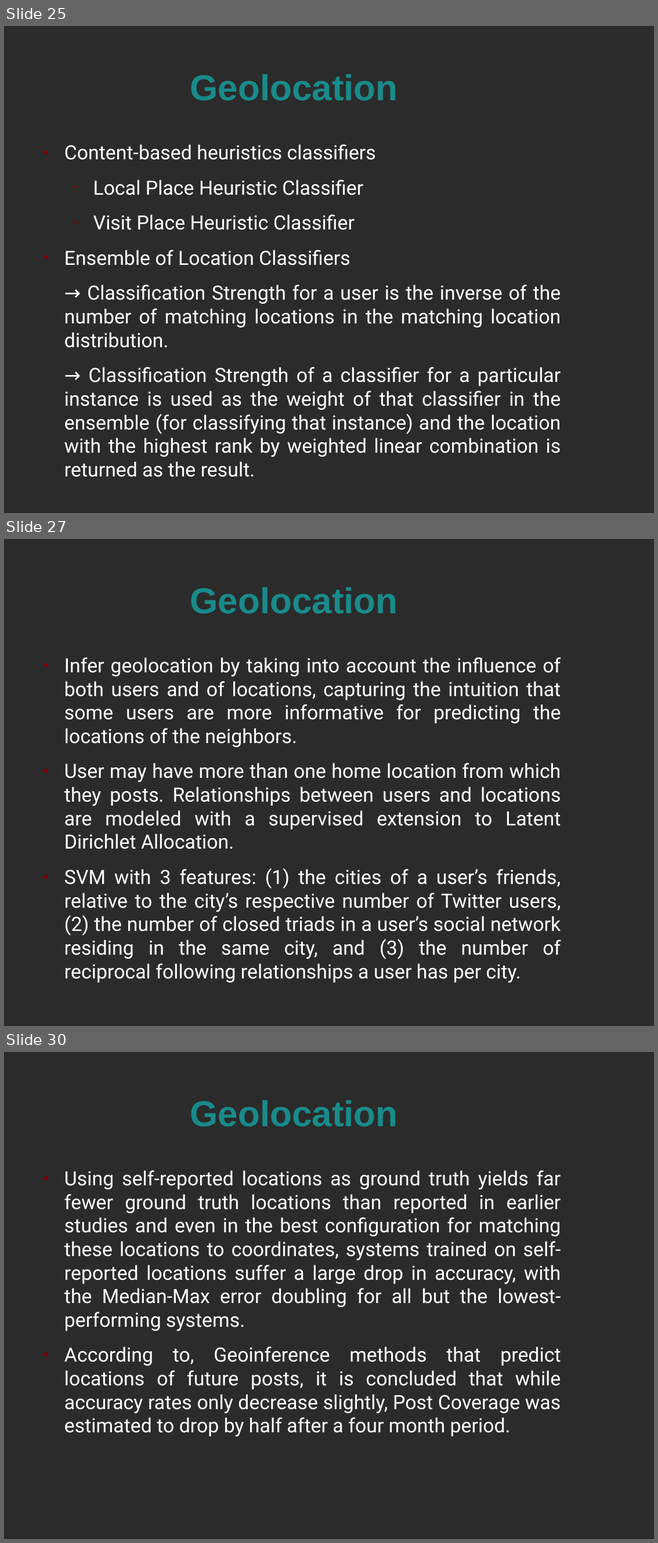
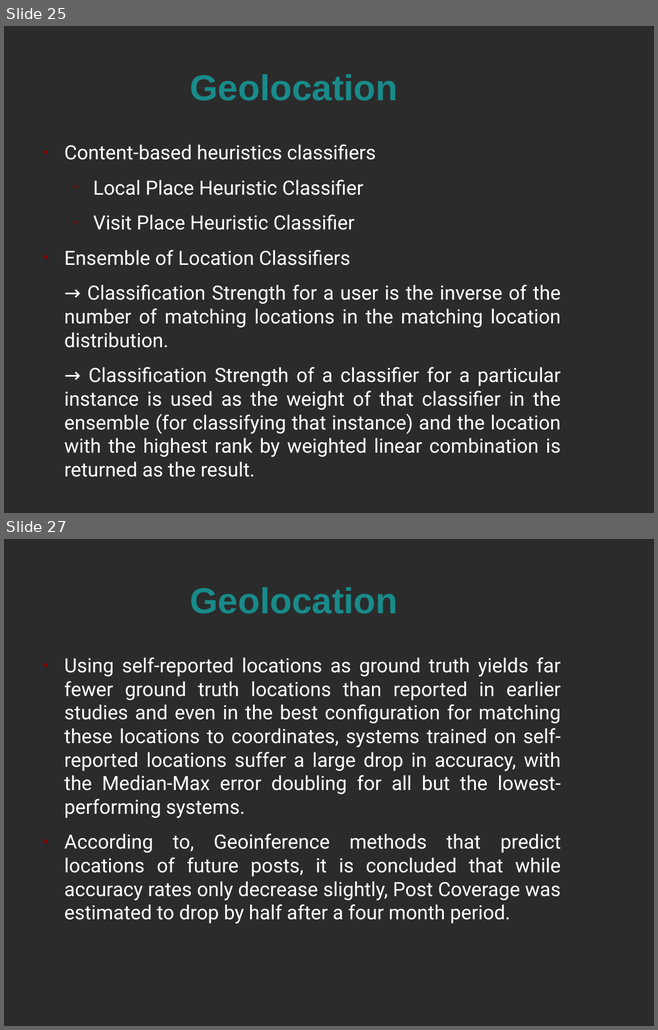
Before and after one commit to alextsil/twitter-topic-detection-and-analysis, a slide deck: parousiasi/presentation.odp. Shown one above the other, each under a label of ours: slides 25, 27 and 30 before the commit, slides 25 and 27 after it; the slides between them are not shown. The pictures are 658x1543 and 658x1030 pixels, drawn with LibreOffice and Linux fonts; fonts in the diff are those of the drawing; background and template pictures are left out; a plain dark background stands for a picture behind light text. Boxes give left, top, right and bottom in pixels: in the first picture for what was removed or moved away, otherwise in the second. Text is boxed around its words. In the diff, an @@ line names an element or a change of style, - is before the commit and + after.

Commit message:
Presentation: Gon: Geolocation

```diff
--- a/parousiasi/presentation.odp
+++ b/parousiasi/presentation.odp
@@ slide 27 removed at <box>4,539,654,1026</box>, background picture (left out) @@
@@ title removed at <box>190,587,397,614</box> @@
-Geolocation
@@ text removed at <box>64,657,561,983</box> @@
-● Infer geolocation by taking into account the influence of both users and of locations, capturing the intuition that some users are more informative for predicting the locations of the neighbors.
-● User may have more than one home location from which they posts. Relationships between users and locations are modeled with a supervised extension to Latent Dirichlet Allocation.
-● SVM with 3 features: (1) the cities of a user’s friends, relative to the city’s respective number of Twitter users, (2) the number of closed triads in a user’s social network residing in the same city, and (3) the number of reciprocal following relationships a user has per city.
@@ what was slide 30 is now slide 27 @@
```
Also in this commit, not shown: 3 slides changed, 2 other slides removed, 1 other file.
